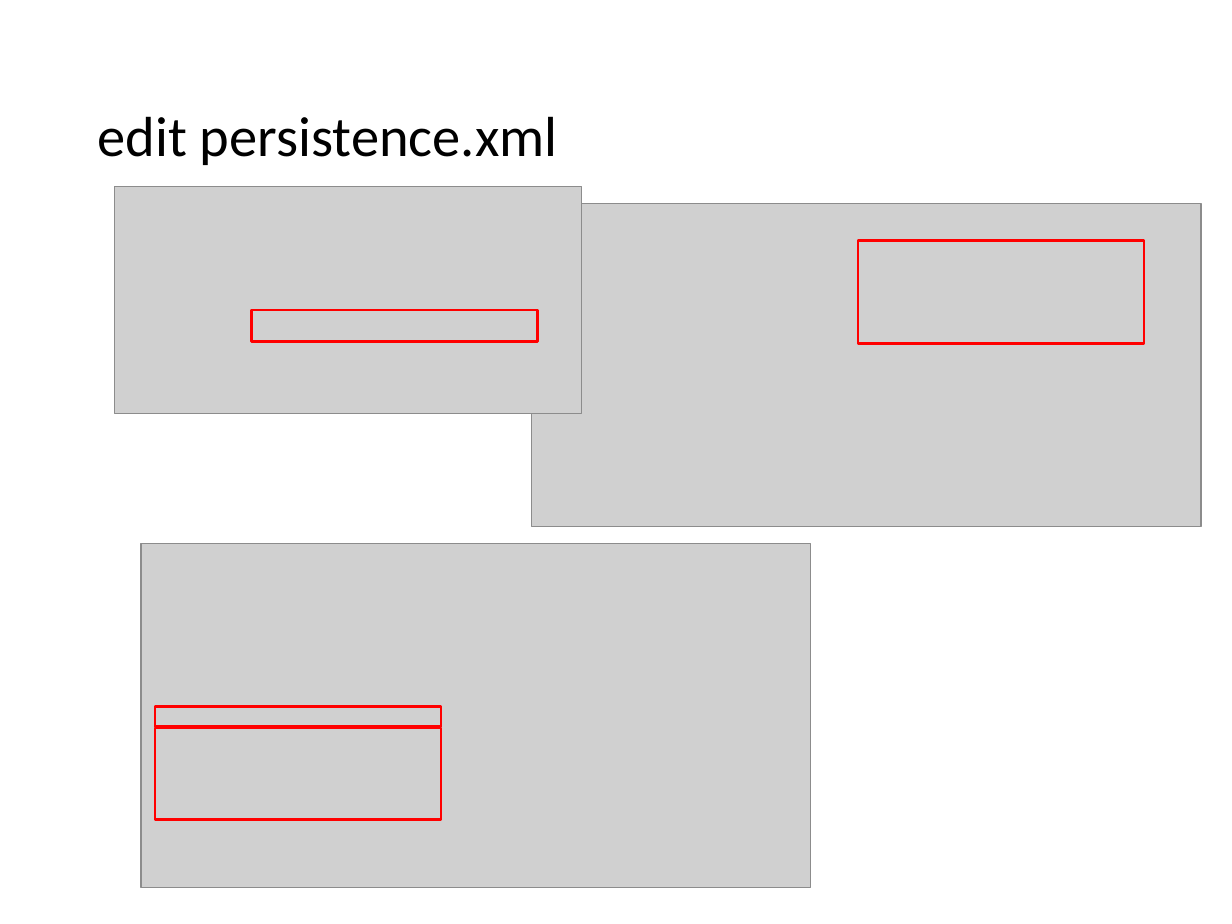
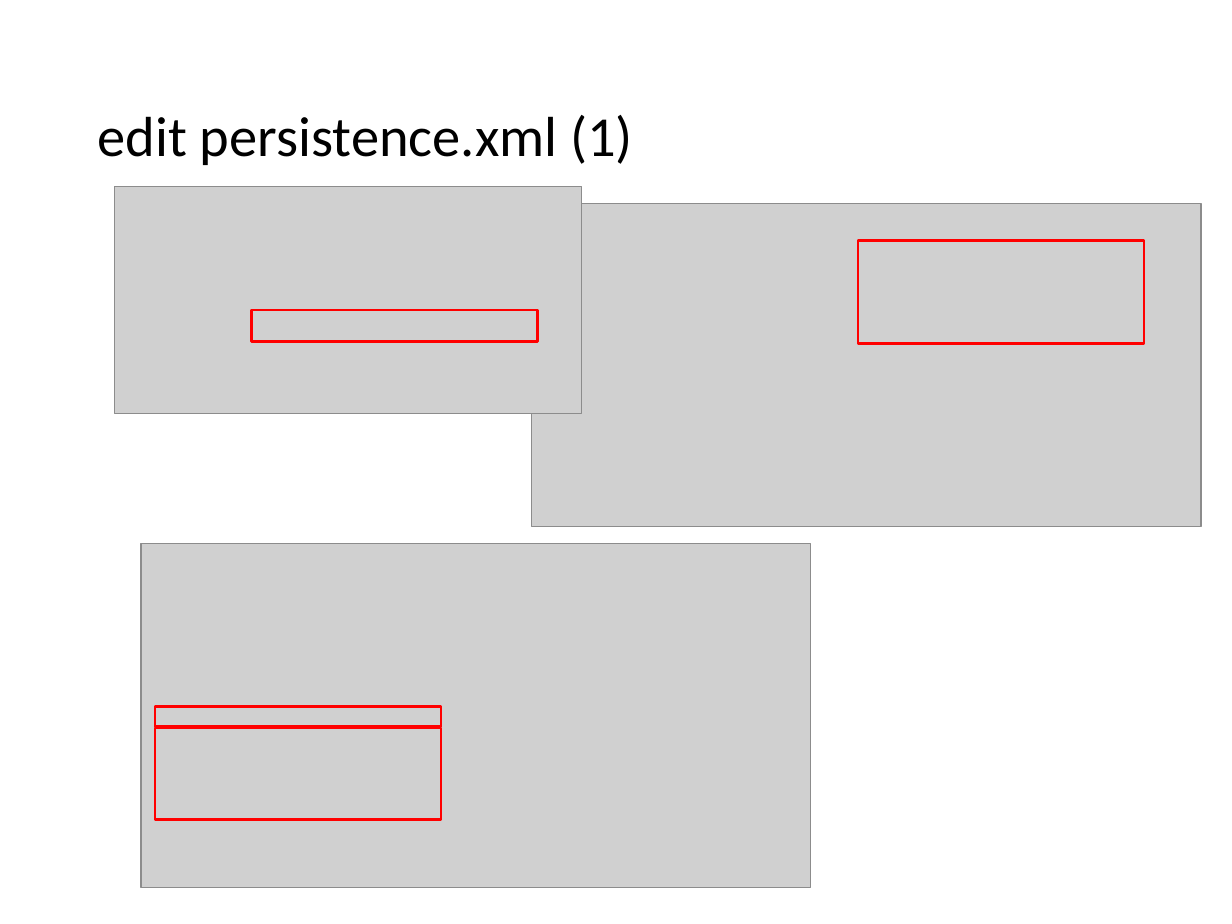
Before and after one commit to lawren43/mytest-repo, a slide deck: slide 28 of test-springmvc/doc/1.JPA Introduction.pptx (slide 26 before the commit). Drawn at 1232x924 pixels with LibreOffice and Linux fonts; fonts in the diff are those of the drawing; grey boxes stand for pictures. Boxes give left, top, right and bottom in pixels: in the first picture for what was removed or moved away, otherwise in the second. Text is boxed around its words. In the diff, an @@ line names an element or a change of style, - is before the commit and + after.

```diff
--- a/test-springmvc/doc/1.JPA Introduction.pptx
+++ b/test-springmvc/doc/1.JPA Introduction.pptx
@@ title at (x1=98, y1=115, x2=633, y2=165): text changed @@
-edit persistence.xml
+edit persistence.xml (1)
```
Also in this commit, not shown: 2 other slides changed, 2 slides added.
